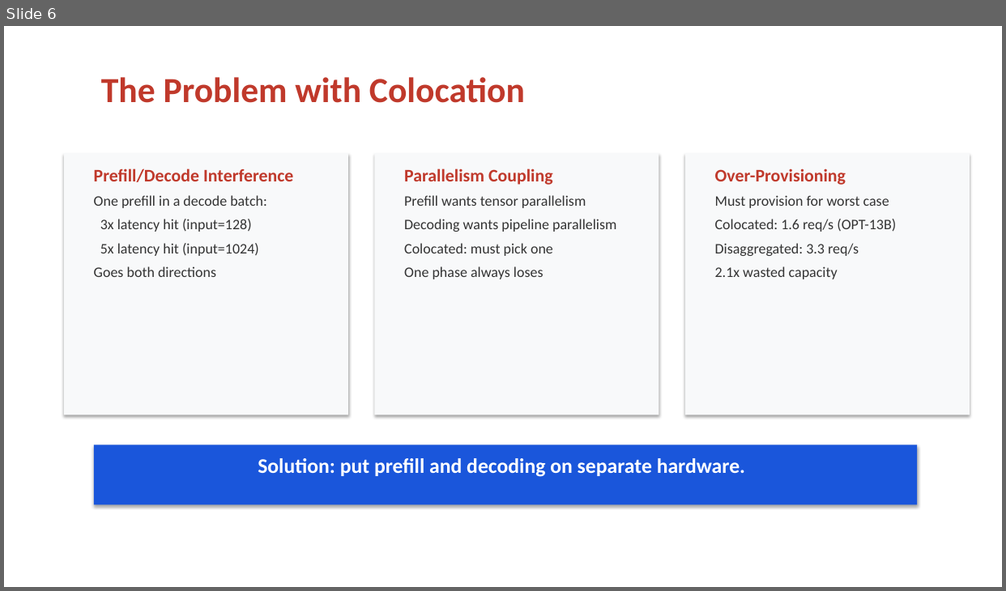
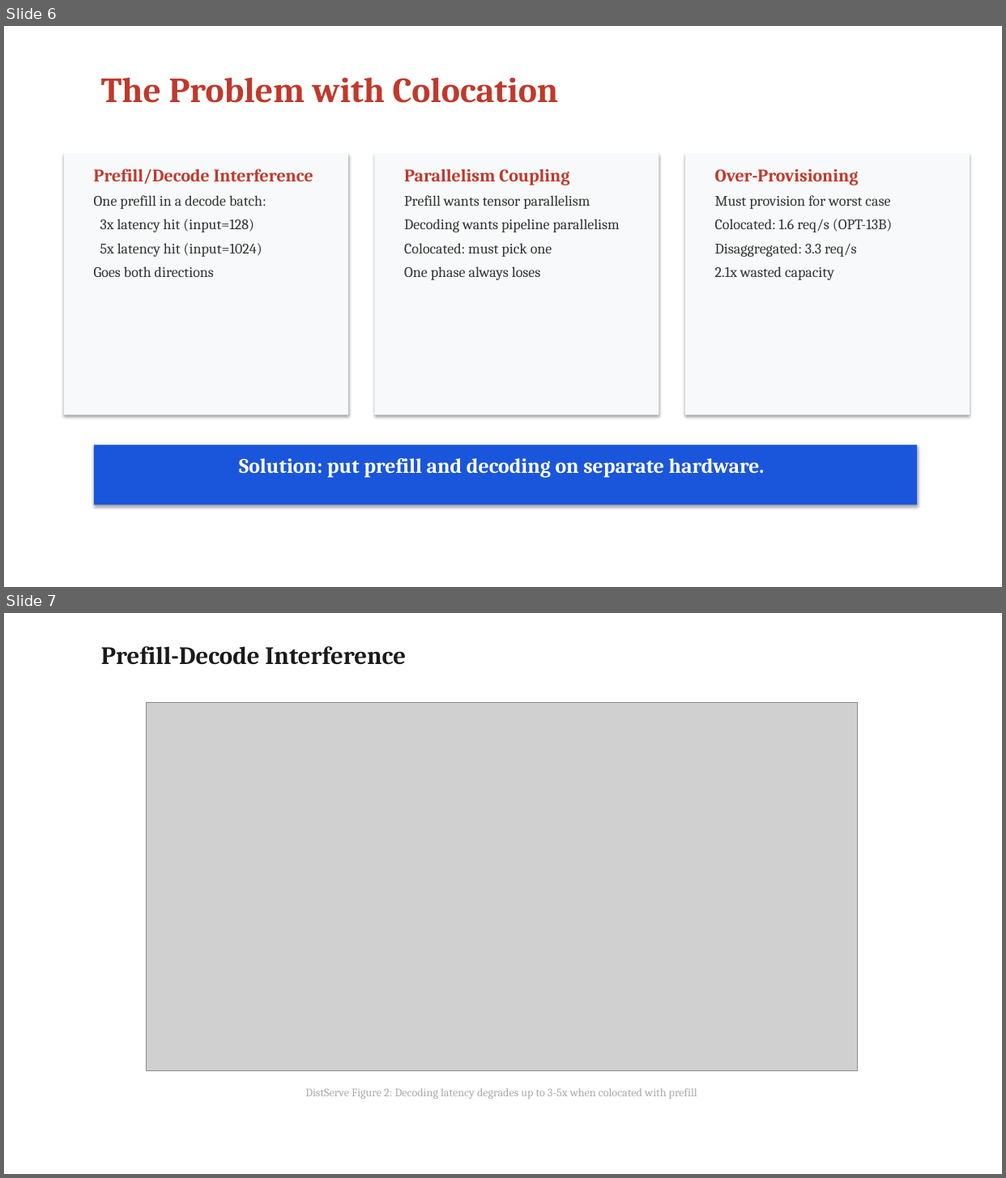
Before and after one commit to beratcelik1/llm-inference-phase-disaggregation, a slide deck: presentation/Phase_Disaggregation_LLM_Inference.pptx. Shown one above the other, each under a label of ours: slide 6 before the commit, slides 6 and 7 after it. The pictures are 1006x591 and 1006x1178 pixels, drawn with LibreOffice and Linux fonts; fonts in the diff are those of the drawing; grey boxes stand for pictures. Boxes give left, top, right and bottom in pixels: in the first picture for what was removed or moved away, otherwise in the second. Text is boxed around its words. In the diff, an @@ line names an element or a change of style, - is before the commit and + after.

Commit message:
feat: add paper figures to slides, upgrade font, generate PDFs
- Embed 8 key figures from both papers into PPTX (interference,
  traces, architectures, evaluation results, ablation)
- Switch font from Calibri to Palatino Linotype for research look
- Generate PDF versions of both scripts, combined script, and Q&A prep
- 32 slides total (24 content + 8 figure slides)

```diff
--- a/presentation/Phase_Disaggregation_LLM_Inference.pptx
+++ b/presentation/Phase_Disaggregation_LLM_Inference.pptx
@@ slide 7 added at [4, 613, 1002, 1174], background #FFFFFF @@
@@ text added at [101, 646, 406, 665], 24 pt, text #1A1A1A, bold @@
+Prefill-Decode Interference
@@ picture added at [147, 703, 858, 1071] @@
@@ text added at [305, 1088, 697, 1099], 11 pt, text #AAAAAA @@
+DistServe Figure 2: Decoding latency degrades up to 3-5x when colocated with prefill
@@ slide 6 changed as well @@
@@ font Calibri to Cambria in 5 elements at [101, 77, 559, 103], [94, 169, 313, 277], [404, 169, 620, 280], [715, 169, 892, 280], [239, 458, 765, 477] @@
```
Also in this commit, not shown: 23 other slides changed, 7 other slides added, 25 other files.
